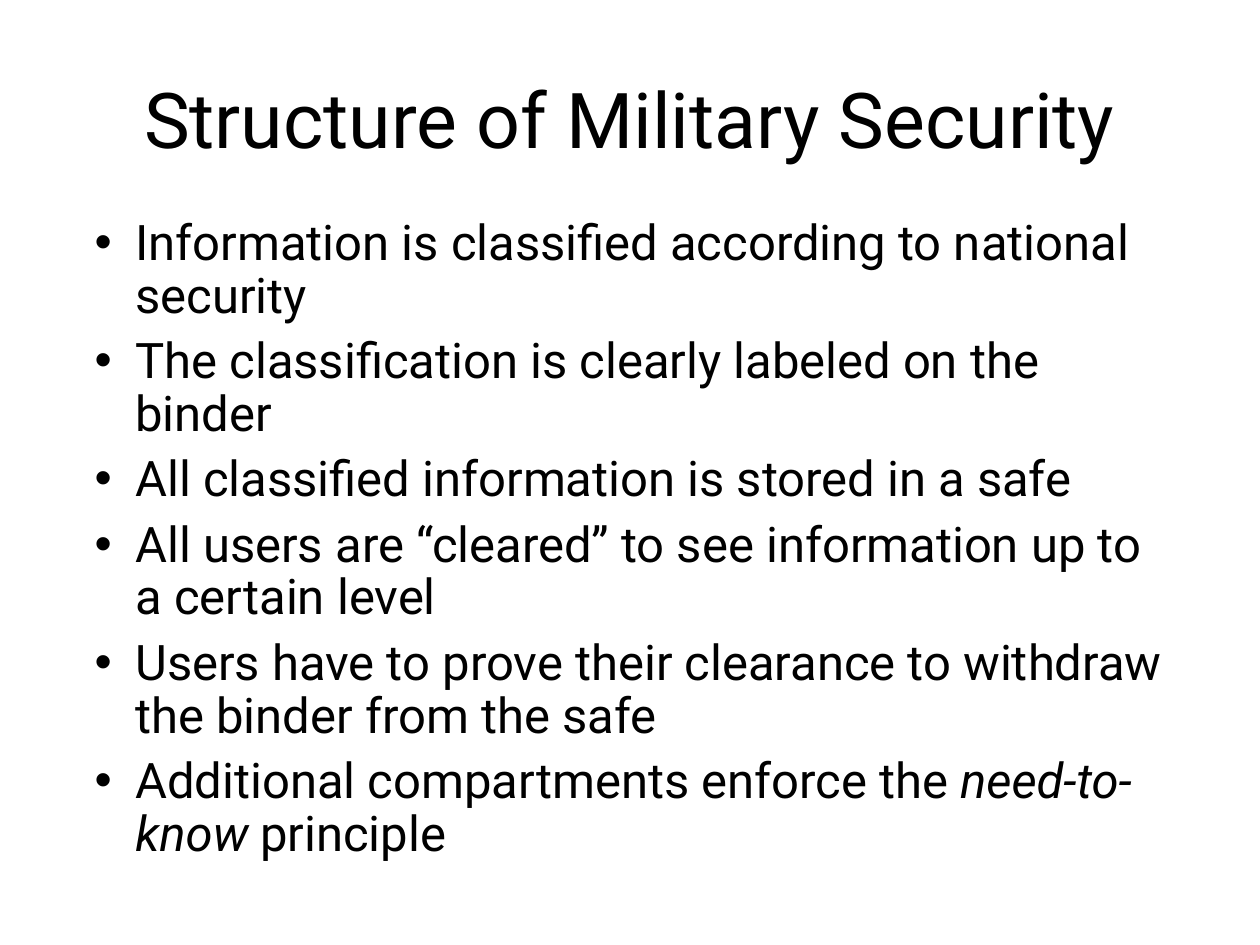
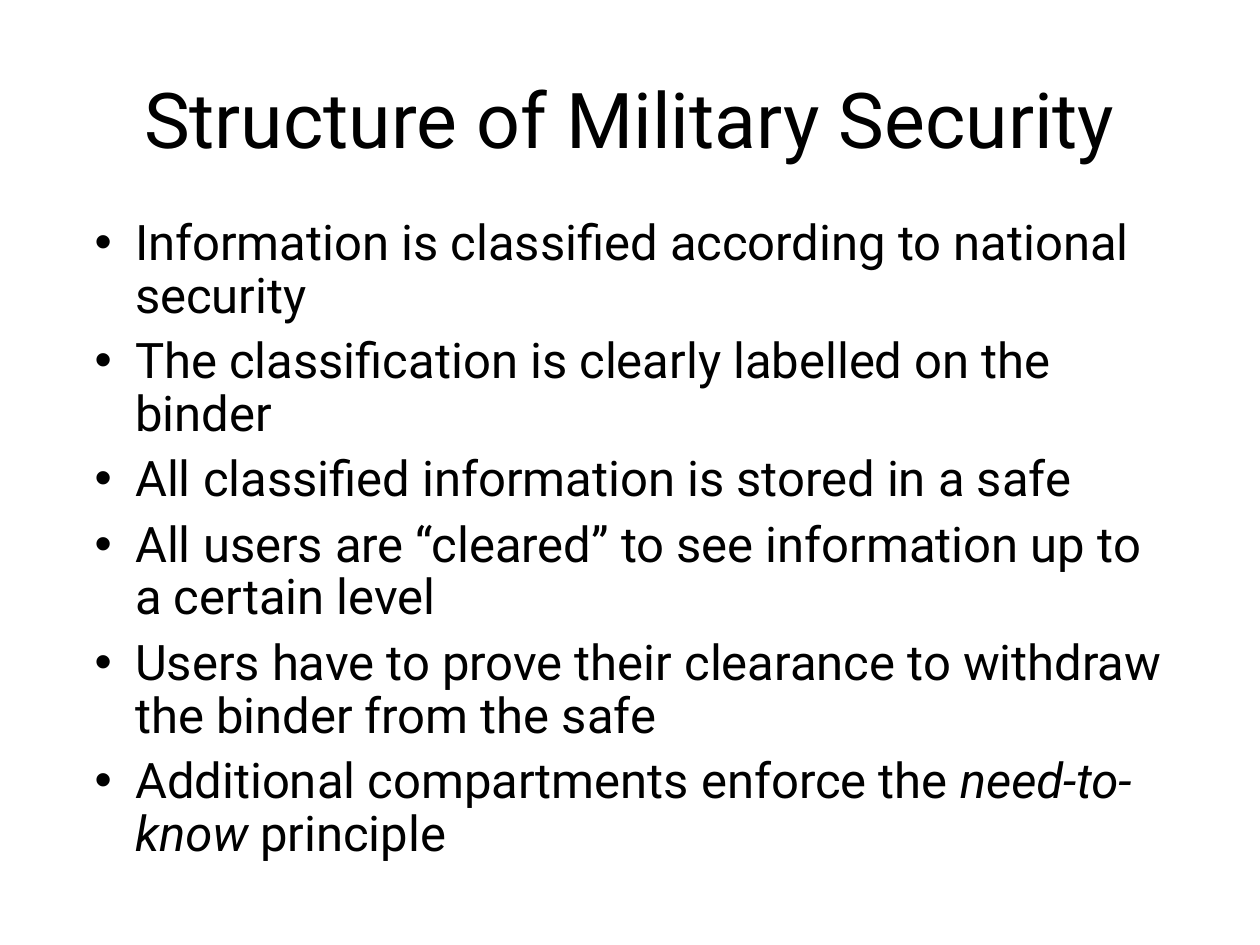
Before and after one commit to sftcd/cs7053, a slide deck: slide 7 of 2021lectures/02-concepts.ppt. Drawn at 1260x945 pixels with LibreOffice and Linux fonts; fonts in the diff are those of the drawing. Boxes give left, top, right and bottom in pixels: in the first picture for what was removed or moved away, otherwise in the second. Text is boxed around its words. In the diff, an @@ line names an element or a change of style, - is before the commit and + after.

```diff
--- a/2021lectures/02-concepts.ppt
+++ b/2021lectures/02-concepts.ppt
@@ text at bbox=[135, 340, 1051, 432]: text changed @@
-• The classification is clearly labeled on the binder
+• The classification is clearly labelled on the binder
```
Also in this commit, not shown: 22 other slides changed, 1 slide added, 3 other files.
